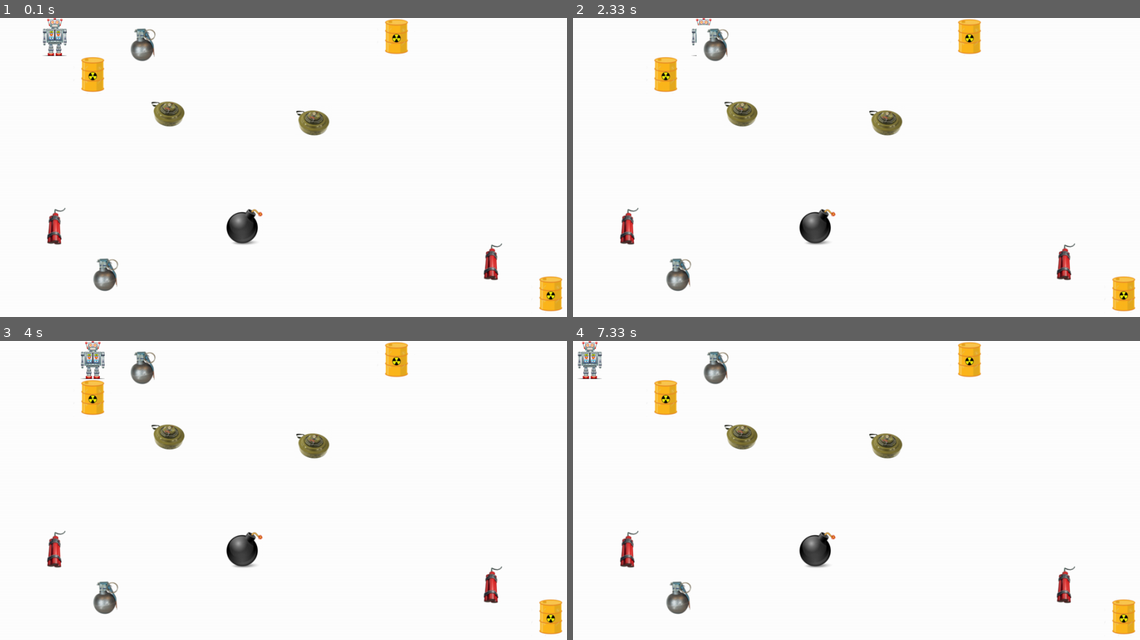
Above: before the commit, frames 1-4 (two rows, left to right).
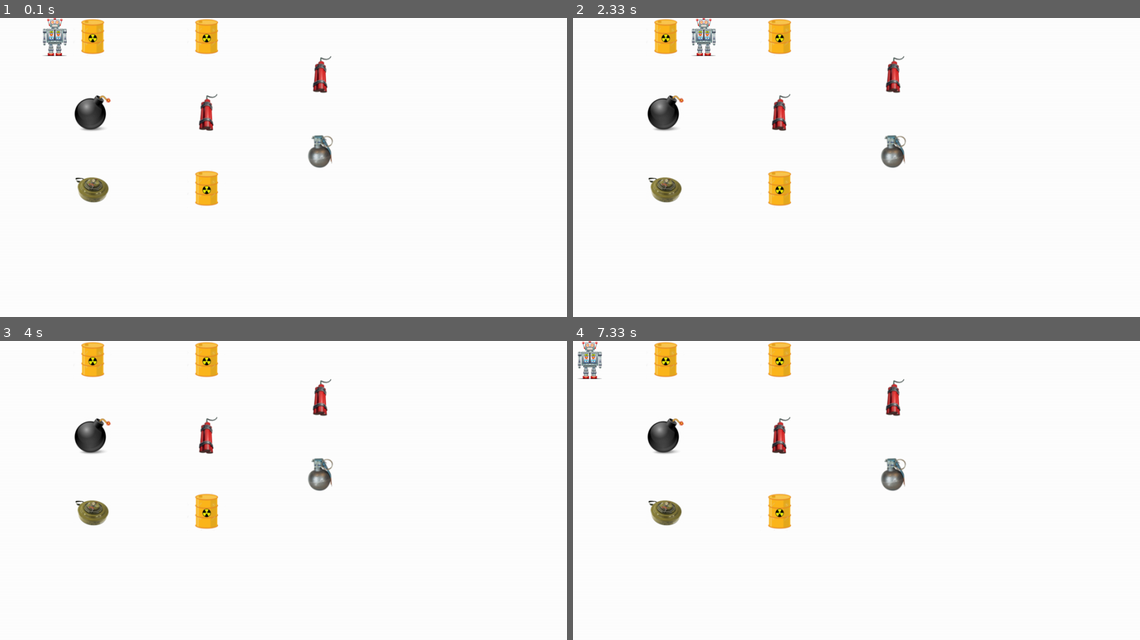
Above: after the commit, the same moments.

Repository: dBanasiak/SZI-SAPER
Game: pygame game, started from mapGeneratorPygame/mapGenerator.py
The game is run twice, just before and just after one commit, with the same random seed, the same clock (stepped at 60 frames per second) and the same inputs.
Inputs:
- Up to frame 1 (0.1 s): no input
- Up to frame 2 (2.33 s): tap Z at 0.33, 0.73, 1.03, 1.23, 1.57, 1.87, 2.07 s
- Up to frame 3 (4 s): tap Z at 2.37, 2.63, 2.97, 3.4, 3.8 s
- Up to frame 4 (7.33 s): tap Z at 4.1, 4.47, 4.87, 5.17, 5.37, 5.67, 5.87, 6.2, 6.5, 6.7, 7, 7.27 s

The runs differ from the first frame. In frame 1, 7.0% of the frame differs, in the area x 8-100%, y 0-99%; in frame 2, 7.2%; in frame 3, 7.0%; in frame 4, 7.0%.

Commit message:
some changes

Diff:
--- a/mapGeneratorPygame/mapGenerator.py
+++ b/mapGeneratorPygame/mapGenerator.py
@@ -3,19 +3,12 @@
 
 # Kolory
 WHITE = (255, 255, 255)
+RED = (255, 0, 0)
 
 # Saper
 saper = pygame.image.load('saper/saper.png')
 x = 0
 y = 0
-
-# Bomby
-# timerBomb = pygame.image.load(timerPath)
-# dynamiteBomb = pygame.image.load(dynamitePath)
-# thBomb = pygame.image.load(thPath)
-# bioBomb = pygame.image.load(bioPath)
-# mineBomb = pygame.image.load(minePath)
-# grenadeBomb = pygame.image.load(granadePath)
 
 # Szerokość i wysokość okna aplikacji
 WINDOW_SIZE = [1024, 640]
@@ -33,8 +26,6 @@
 
 print(bombTypeList)
 
-# Sieć neuronowa - Stwórz próbki do rozpoznania obrazów i sprawdź przykładowy obraz
-
 # Główna pętla
 while not done:
     for event in pygame.event.get():
@@ -48,16 +39,16 @@
     screen.fill(WHITE)
     screen.blit(saper, (x, y))
 
-    screen.blit(pygame.image.load(bombPathList[0]), (640, 0))
-    screen.blit(pygame.image.load(bombPathList[1]), (128, 64))
-    screen.blit(pygame.image.load(bombPathList[2]), (256, 128))
-    screen.blit(pygame.image.load(bombPathList[3]), (64, 320))
-    screen.blit(pygame.image.load(bombPathList[4]), (384, 320))
-    screen.blit(pygame.image.load(bombPathList[5]), (800, 380))
-    screen.blit(pygame.image.load(bombPathList[6]), (213, 12))
-    screen.blit(pygame.image.load(bombPathList[7]), (150, 400))
-    screen.blit(pygame.image.load(bombPathList[8]), (500, 143))
-    screen.blit(pygame.image.load(bombPathList[9]), (900, 434))
+    screen.blit(pygame.image.load(bombPathList[0]), (128, 0))
+    screen.blit(pygame.image.load(bombPathList[1]), (320, 0))
+    screen.blit(pygame.image.load(bombPathList[2]), (512, 64))
+    screen.blit(pygame.image.load(bombPathList[3]), (512, 64))
+    screen.blit(pygame.image.load(bombPathList[4]), (128, 128))
+    screen.blit(pygame.image.load(bombPathList[5]), (320, 128))
+    screen.blit(pygame.image.load(bombPathList[6]), (512, 192))
+    screen.blit(pygame.image.load(bombPathList[7]), (512, 192))
+    screen.blit(pygame.image.load(bombPathList[8]), (128, 256))
+    screen.blit(pygame.image.load(bombPathList[9]), (320, 256))
 
     # Naiwne poruszanie się robota
     if y < 576:
